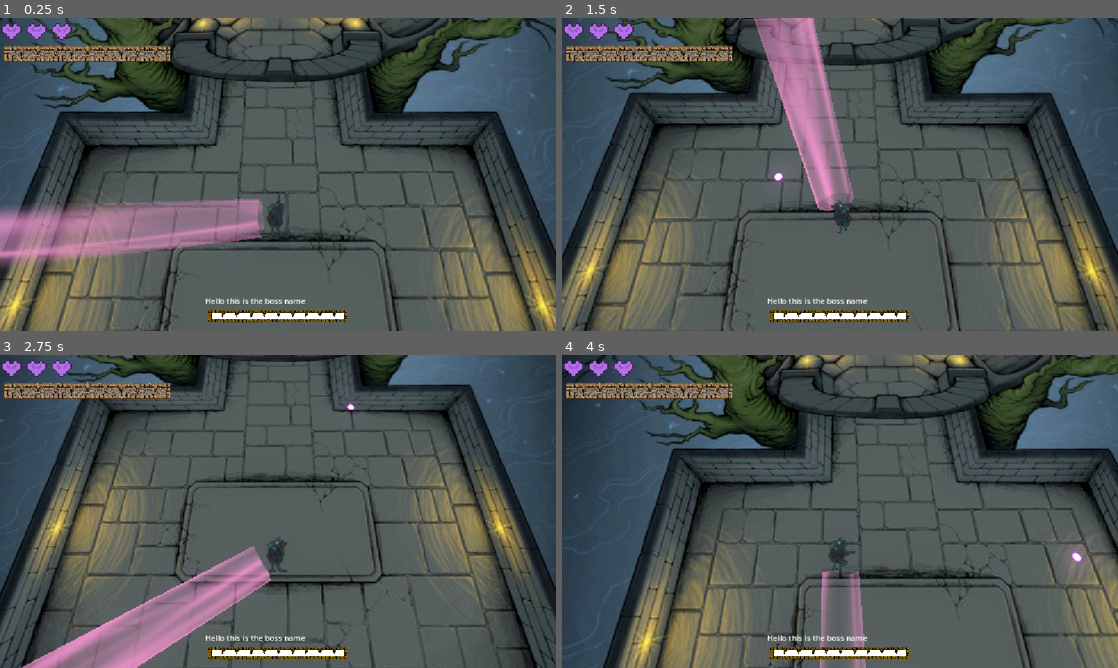
Above: before the commit, frames 1-4 (two rows, left to right).
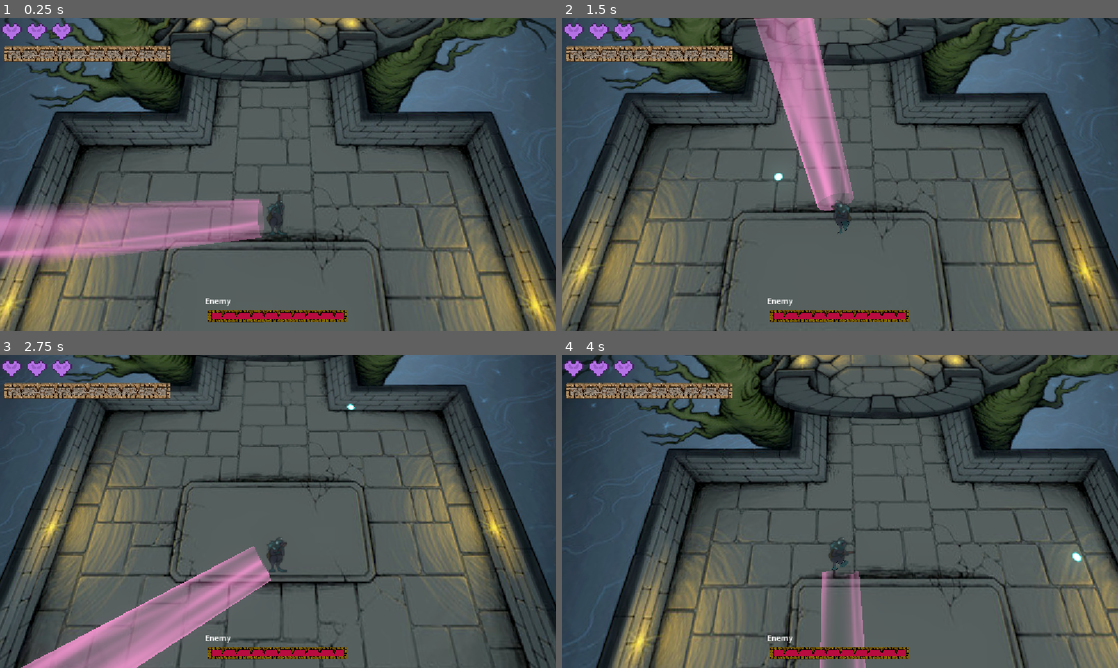
Above: after the commit, the same moments.

Repository: etbay/2026-crimson-game-jam
Game: Godot game, scene res://scenes/game_scene.tscn
Two runs of this game, one before a commit and one after it. Both use one fixed random seed, a clock stepped at 60 frames per second and the inputs below. This scene is started directly instead of the project's main scene.
Inputs (mouse positions are in pixels of both pictures, inside the frame that each line leads up to):
- Up to frame 1 (0.25 s): no input
- Up to frame 2 (1.5 s): tap Enter at 0.5 s; move the mouse to (962, 158) at 0.52 s; hold Q (beast_mode) 0.53-1.28 s; hold Right mouse button (parry) 0.53-1.28 s; click (962, 158) at 0.8 s; move the mouse to (728, 190) at 1.27 s; hold S (down) from 1.28 s (still down); click (728, 190) at 1.35 s
- Up to frame 3 (2.75 s): right-click (166, 527) at 1.55 s; move the mouse to (333, 442) at 2.02 s; release S (down) at 2.03 s; hold Q (beast_mode) from 2.03 s (still down); tap Space (dash) at 2.1 s; click (333, 442) at 2.3 s
- Up to frame 4 (4 s): move the mouse to (812, 574) at 2.77 s; release Q (beast_mode) at 2.78 s; hold W (up) 2.78-3.53 s; right-click (812, 574) at 2.85 s; move the mouse to (1006, 558) at 3.52 s; hold A (left) from 3.53 s (still down); click (1006, 558) at 3.6 s

The runs differ from the first frame. In frame 1, 18% of the frame differs, in the area x 0-100%, y 0-100%; in frame 2, 18%; in frame 3, 16%; in frame 4, 17%.

Commit message:
boss transition started

Diff:
--- /dev/null
+++ b/2026-crimson-game-jam/scenes/cthulhu.gd
@@ -0,0 +1,3 @@
+class_name Cthulhu extends Node3D
+
+@onready var enemy: Enemy = $Enemy
--- a/2026-crimson-game-jam/scenes/enemy.gd
+++ b/2026-crimson-game-jam/scenes/enemy.gd
@@ -1,4 +1,6 @@
 class_name Enemy extends Area3D
+
+signal dead
 
 @export var max_health: int = 1000
 @onready var hud: HUD = $"../../HUD"
@@ -8,8 +10,10 @@
 
 func damage() -> void:
 	if vulnerable:
-		health -= 100
+		health -= 1
 		hud.update_boss_health(health)
+		if (health <= 0):
+			dead.emit()
 
 func _ready() -> void:
 	health = max_health
--- a/2026-crimson-game-jam/scenes/game_scene.tscn
+++ b/2026-crimson-game-jam/scenes/game_scene.tscn
@@ -13,6 +13,8 @@
 [ext_resource type="Texture2D" uid="uid://cva02g8cm4i2r" path="res://assets/art/Guardian_Sprite.png" id="10_5ay1a"]
 [ext_resource type="Resource" uid="uid://b3bbq60noqe05" path="res://bullet_resources/bullet_patterns/ring_test_pattern.tres" id="12_liy57"]
 [ext_resource type="Script" uid="uid://dayx2jy8tp802" path="res://scripts/bullets/bullet_pattern.gd" id="13_5ay1a"]
+[ext_resource type="Script" uid="uid://wk62nldfqpek" path="res://scenes/enemy.gd" id="14_5ay1a"]
+[ext_resource type="Script" uid="uid://c1jhef8xoh3j" path="res://scenes/cthulhu.gd" id="15_ldkr4"]
 
 [sub_resource type="BoxShape3D" id="BoxShape3D_qi5dk"]
 size = Vector3(100, 20, 1)
@@ -42,6 +44,11 @@
 [sub_resource type="SystemFont" id="SystemFont_77hjl"]
 subpixel_positioning = 0
 
+[sub_resource type="BoxShape3D" id="BoxShape3D_nkavf"]
+
+[sub_resource type="BoxShape3D" id="BoxShape3D_ldkr4"]
+size = Vector3(40, 10, 1)
+
 [node name="GameScene" type="Node3D" unique_id=962368027]
 
 [node name="Camera3D" type="Camera3D" parent="." unique_id=1730521585]
@@ -52,7 +59,7 @@
 target_cam_position = Vector3(0, 7.479, -2.661)
 
 [node name="Sprite3D" type="Sprite3D" parent="." unique_id=393587440]
-transform = Transform3D(0.265, 0, 0, 0, -1.1583517e-08, -0.265, 0, 0.265, -1.1583517e-08, -0.31, 0, -0.073)
+transform = Transform3D(0.265, 0, 0, 0, -1.1583517e-08, -0.265, 0, 0.265, -1.1583517e-08, -0.44273525, 0, -0.073)
 pixel_size = 0.1
 render_priority = -100
 texture = ExtResource("1_kk2rg")
@@ -75,7 +82,7 @@
 
 [node name="TutorialBossNode3D" type="Node3D" parent="." unique_id=274485581 node_paths=PackedStringArray("player", "parry_prompt", "wasd_prompt", "entrance_end")]
 process_mode = 3
-transform = Transform3D(1, 0, 0, 0, 1, 0, 0, 0, 1, 0, 0, -6.973691)
+transform = Transform3D(1, 0, 0, 0, 1, 0, 0, 0, 1, 0, 0, -7.743883)
 script = ExtResource("8_rvs2r")
 bullet_scene = ExtResource("9_tqxxy")
 player = NodePath("../CharacterBody3D")
@@ -89,6 +96,7 @@
 [node name="AnimatedSprite3D" type="AnimatedSprite3D" parent="TutorialBossNode3D" unique_id=328339890]
 process_mode = 1
 transform = Transform3D(0.08, 0, 0, 0, 0.0771412, 0.021195156, 0, -0.021195156, 0.0771412, 0, 0.474, 0)
+pixel_size = 0.025
 render_priority = 1
 sprite_frames = SubResource("SpriteFrames_mwyo0")
 
@@ -126,3 +134,23 @@
 font = SubResource("SystemFont_77hjl")
 font_size = 13
 outline_size = 15
+
+[node name="Enemy" type="Area3D" parent="TutorialBossNode3D" unique_id=1137512781]
+script = ExtResource("14_5ay1a")
+max_health = 5
+metadata/_custom_type_script = "uid://wk62nldfqpek"
+
+[node name="CollisionShape3D" type="CollisionShape3D" parent="TutorialBossNode3D/Enemy" unique_id=441900840]
+transform = Transform3D(1, 0, 0, 0, 1, 0, 0, 0, 1, 0, 0.41965604, -0.19181919)
+shape = SubResource("BoxShape3D_nkavf")
+
+[node name="Cthulhu" type="Node3D" parent="." unique_id=1164301019]
+script = ExtResource("15_ldkr4")
+
+[node name="Enemy" type="Area3D" parent="Cthulhu" unique_id=487097462]
+script = ExtResource("14_5ay1a")
+metadata/_custom_type_script = "uid://wk62nldfqpek"
+
+[node name="CollisionShape3D" type="CollisionShape3D" parent="Cthulhu/Enemy" unique_id=1281106283]
+transform = Transform3D(1, 0, 0, 0, 1, 0, 0, 0, 1, 0, 0, -17.400454)
+shape = SubResource("BoxShape3D_ldkr4")
--- a/2026-crimson-game-jam/scripts/bullets/bullet.gd
+++ b/2026-crimson-game-jam/scripts/bullets/bullet.gd
@@ -67,11 +67,14 @@
 	if (parryable):
 		sprite.texture = TextureLibrary.BULLET_PARRYABLE_2
 		sprite.modulate = Color("a99000ff")
-		mat.emission_energy_multiplier = 12
+		mat.emission_energy_multiplier = 10
 	else:
 		sprite.texture = TextureLibrary.BULLET_SPRITE
 		sprite.modulate = Color("af01f9ff")
-		mat.emission_energy_multiplier = 1.5
+		mat.emission_energy_multiplier = 1.2
+	if (bullet_owner == "Player"):
+		sprite.modulate = Color("00b5aaff")
+		mat.emission_energy_multiplier = 1.2
 	scale = Vector3(size, 1, size)
 
 	# glow effect
--- a/2026-crimson-game-jam/scripts/bullets/bullet_execution.gd
+++ b/2026-crimson-game-jam/scripts/bullets/bullet_execution.gd
@@ -74,6 +74,7 @@
 		b.position = Vector3(pos.x, 0.5, pos.y)
 		b.angle = angle
 		b._initial_angle = b.angle
+		b.bullet_owner = "Enemy"
 		b.max_angle_deg = linepat.max_angle_deg
 		if (not linepat.center_end_speed_mult):
 			b.speed = ((linepat.end_speed_multiplier * (float(i) / linepat.bullet_count)) + 1) * b.speed
@@ -123,6 +124,7 @@
 		b.position = pos
 		b.angle = angle + heading_offset                     # where it travels
 		b._initial_angle = b.angle
+		b.bullet_owner = "Enemy"
 		b.max_angle_deg = ringpat.max_inward_deg
 		_bullets_spawned += 1
 		if (ringpat.deterministic and (_bullets_spawned + ringpat.offset_frequency) % ringpat.parryable_frequeuncy == 0):
--- a/2026-crimson-game-jam/scripts/player/player.gd
+++ b/2026-crimson-game-jam/scripts/player/player.gd
@@ -149,8 +149,8 @@
 		bullet._initial_angle = mouse_dir.angle()
 		bullet.angle = mouse_dir.angle()
 		bullet.position = Vector3(bullet_spawn.global_position.x, 0, bullet_spawn.global_position.z)
+		bullet.bullet_owner = "Player"
 		bullet.update_sprite()
-		bullet.bullet_owner = "Player"
 		shoot_timer.start(shoot_cooldown)
 
 	if Input.is_action_just_pressed("parry") and not beast_mode and not parrying:
--- a/2026-crimson-game-jam/scripts/tutorialboss.gd
+++ b/2026-crimson-game-jam/scripts/tutorialboss.gd
@@ -22,6 +22,7 @@
 var waiting_for_parry: bool = false
 var tutorial_started := false
 
+@onready var enemy: Enemy = $Enemy
 
 func _ready() -> void:
 	process_mode = Node.PROCESS_MODE_ALWAYS
@@ -33,6 +34,7 @@
 	bullet_emitter.set_process(false)
 
 	# connect signal
+	enemy.dead.connect(_on_boss_dead)
 	tutorial_trigger.area_entered.connect(_on_tutorial_trigger)
 
 func _on_tutorial_trigger(_area: Area3D) -> void:
@@ -153,3 +155,8 @@
 	await get_tree().create_timer(wasd_duration).timeout
 	# Hide the instructions
 	wasd_prompt.hide()
+
+func _on_boss_dead():
+	# spawn cthulhu
+	ScreenShake.shake(.5, 1)
+	queue_free()
Binary file changed: 2026-crimson-game-jam/assets/art/Guardian_Sprite.png
Not shown, added: 2026-crimson-game-jam/scenes/cthulhu.gd.uid
